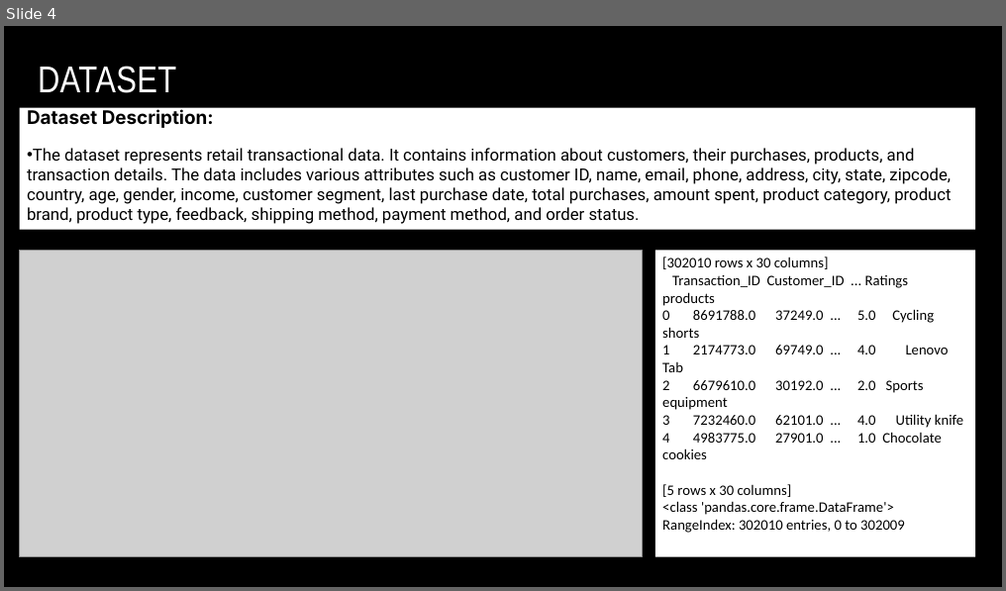
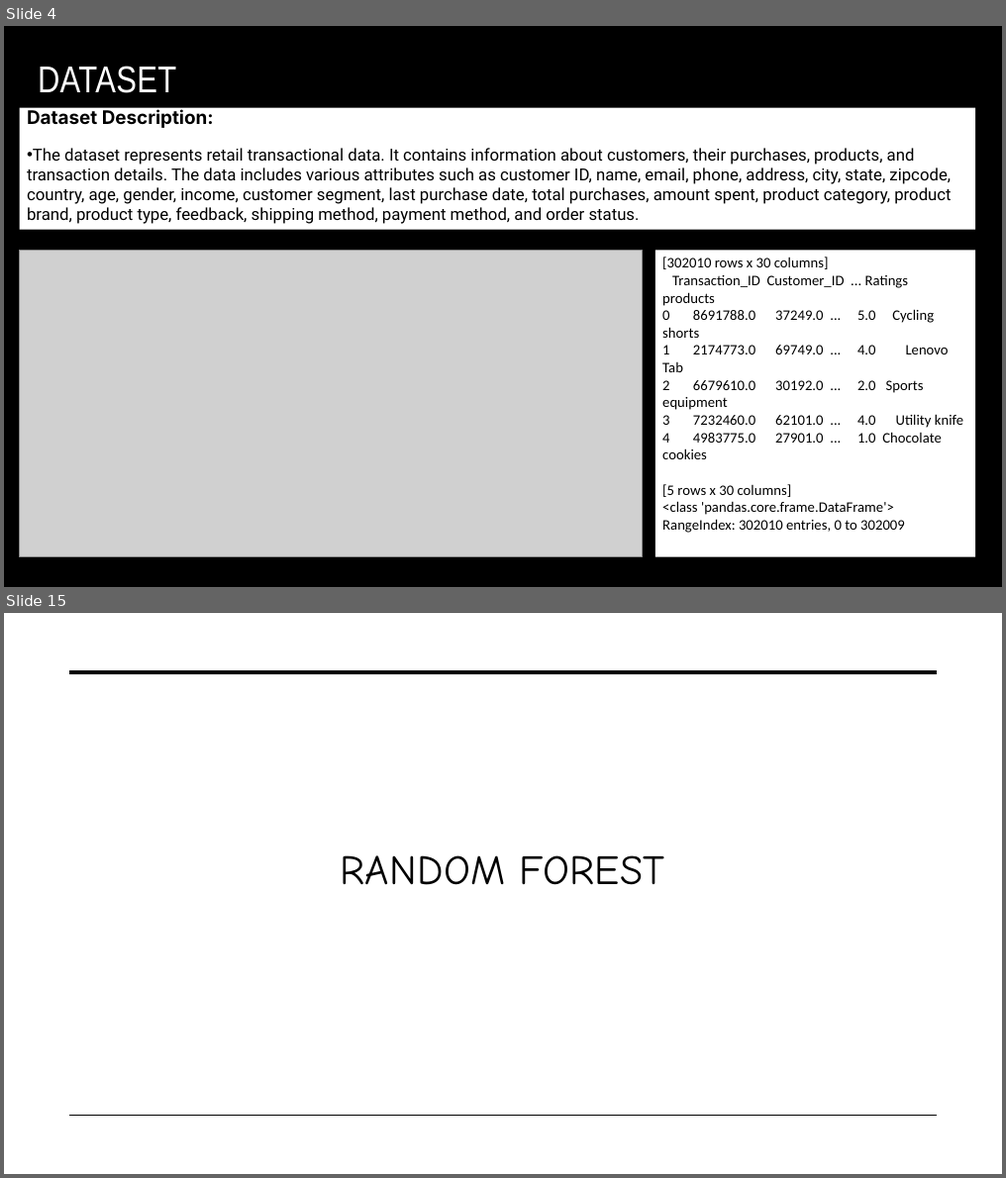
Before and after one commit to Becky139/Retail-Customer-Behavior-Analysis-using-Machine-Learning-Tableau, a slide deck: Team B Presentation.pptx. Shown one above the other, each under a label of ours: slide 4 before the commit, slides 4 and 15 after it; the slides between them are not shown. The pictures are 1006x591 and 1006x1178 pixels, drawn with LibreOffice and Linux fonts; fonts in the diff are those of the drawing; grey boxes stand for pictures; background and template pictures are left out. Boxes give left, top, right and bottom in pixels: in the first picture for what was removed or moved away, otherwise in the second. Text is boxed around its words. In the diff, an @@ line names an element or a change of style, - is before the commit and + after.

```diff
--- a/Team B Presentation.pptx
+++ b/Team B Presentation.pptx
@@ slide 15 added at (4,613,1002,1174), background picture (left out) @@
@@ line added from (70, 672) to (937, 672), #000000 3.5 pt @@
@@ text added at (341,856,665,885), 40 pt, text #000000 @@
+RANDOM FOREST
@@ line added from (70, 1116) to (937, 1116), #000000 1 pt @@
```
Also in this commit, not shown: 4 slides changed, 24 other slides added.
